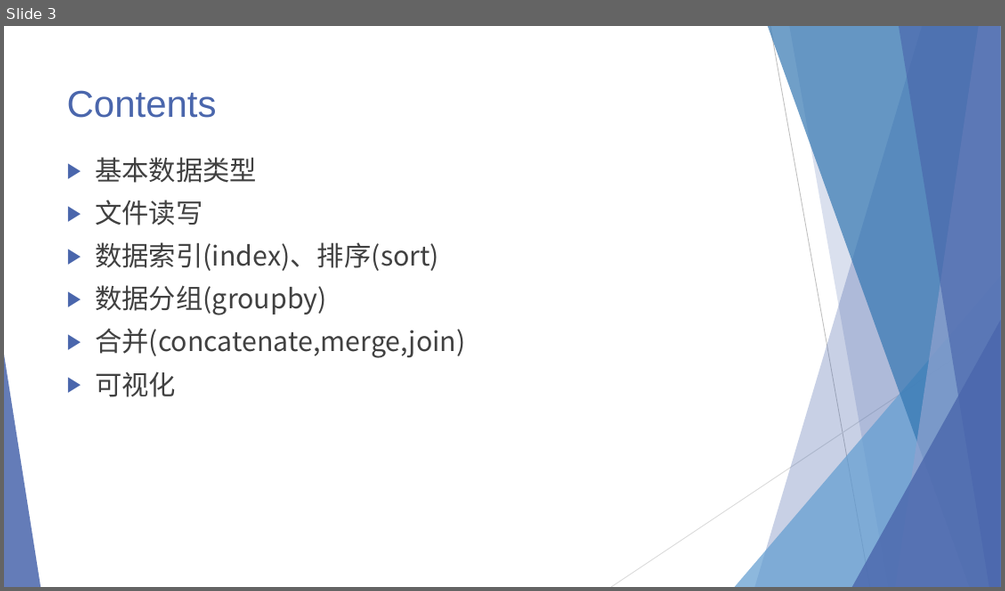
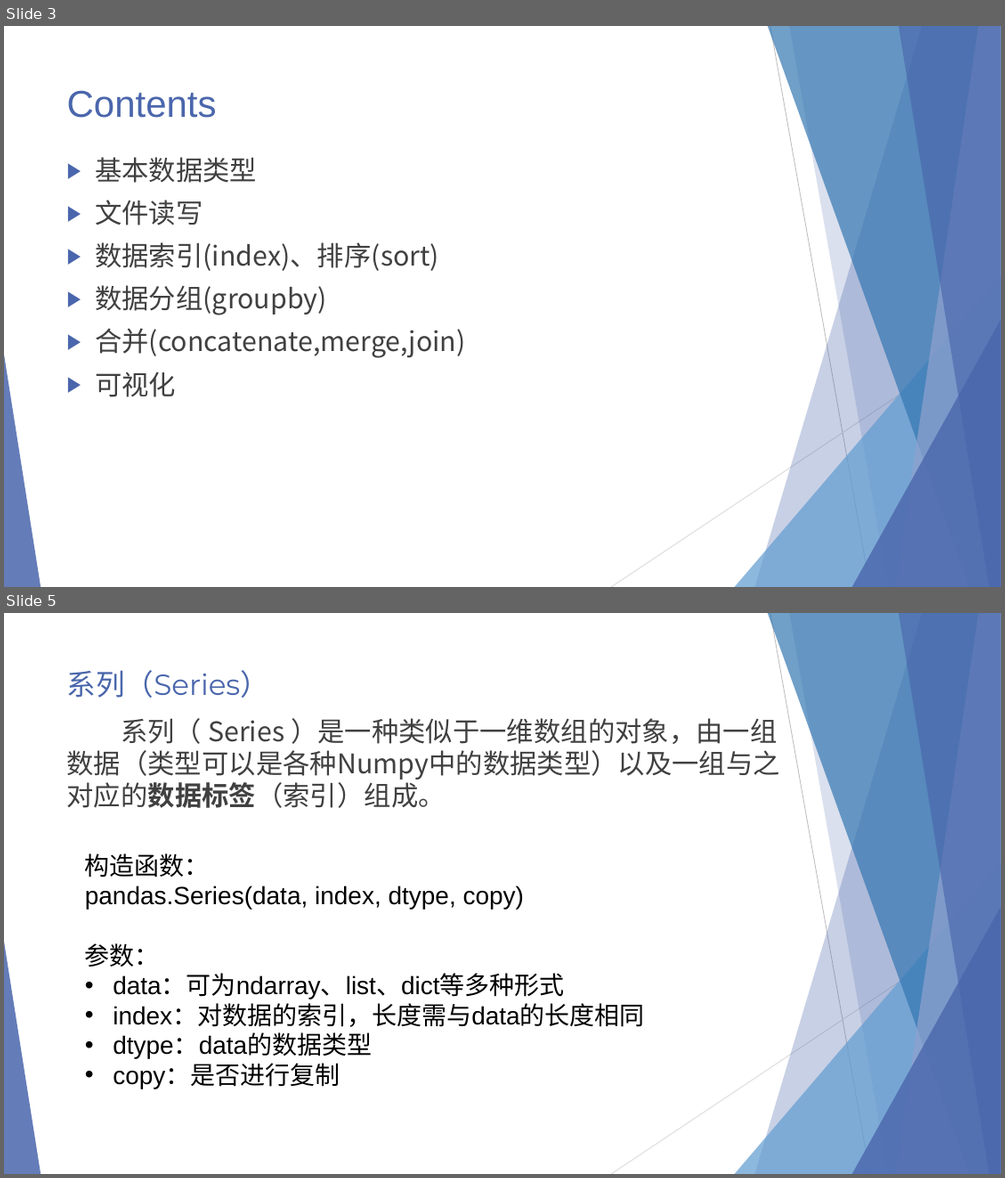
Before and after one commit to SSRSGJYD/pandas, a slide deck: doc/pandas.pptx. Shown one above the other, each under a label of ours: slide 3 before the commit, slides 3 and 5 after it; the slides between them are not shown. The pictures are 1005x591 and 1005x1178 pixels, drawn with LibreOffice and Linux fonts; fonts in the diff are those of the drawing. Boxes give left, top, right and bottom in pixels: in the first picture for what was removed or moved away, otherwise in the second. Text is boxed around its words. In the diff, an @@ line names an element or a change of style, - is before the commit and + after.

```diff
--- a/doc/pandas.pptx
+++ b/doc/pandas.pptx
@@ slide 5 added at box(4, 613, 1001, 1174), background #FFFFFF; not listed: 10 template elements that a slide beside it also shows @@
@@ title added at box(67, 670, 270, 698), 28 pt, text #4A66AC @@
+系列（Series）
@@ text added at box(67, 718, 780, 808), 26 pt, text #404040 @@
+系列（ Series ）是一种类似于一维数组的对象，由一组数据（类型可以是各种Numpy中的数据类型）以及一组与之对应的数据标签（索引）组成。
@@ text added at box(85, 853, 644, 1088), 24 pt, text #000000 @@
+构造函数：
+pandas.Series(data, index, dtype, copy)
+参数：
+• data：可为ndarray、list、dict等多种形式
+• index：对数据的索引，长度需与data的长度相同
+• dtype：data的数据类型
+• copy：是否进行复制
```
Also in this commit, not shown: 13 other slides added, 2 other files.
